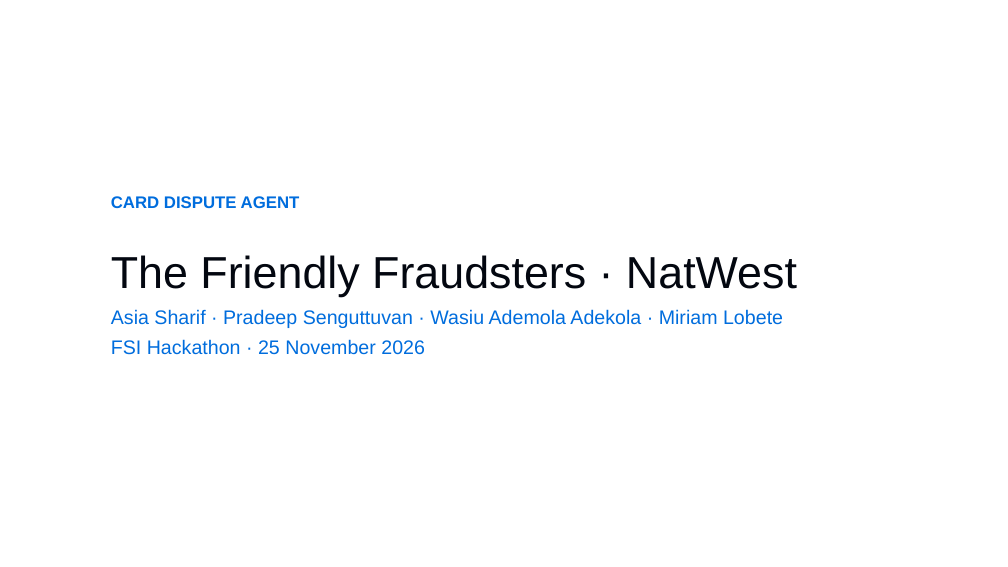
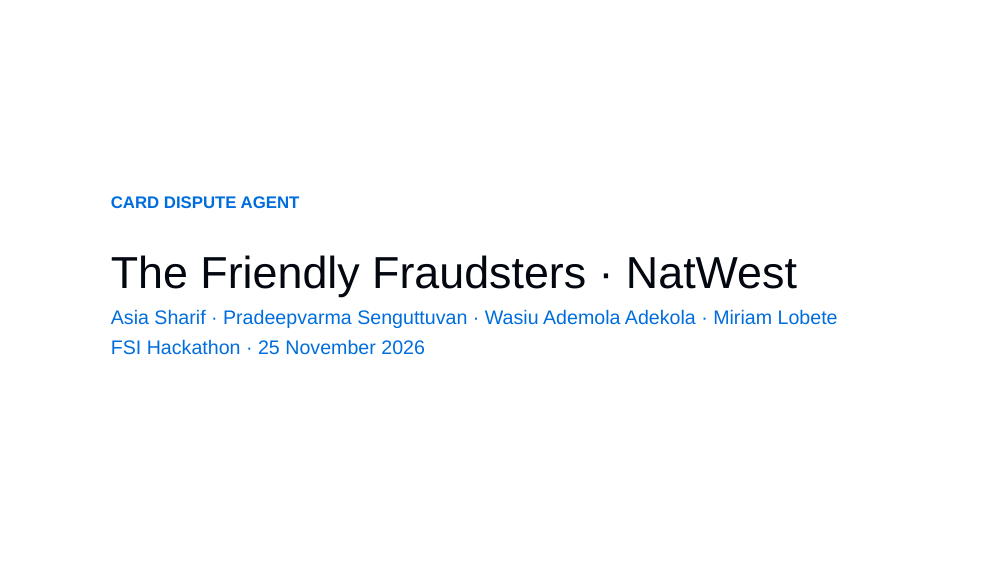
Before and after one commit to asiasharif/fsi-hackathon-london-2026, a slide deck: slide 1 of the_friendly_fraudsters/HACK_NATWEST_THEFRIENDLYFRAUDSTERS.pptx. Drawn at 1008x567 pixels with LibreOffice and Linux fonts; fonts in the diff are those of the drawing; background and template pictures are left out. Boxes give left, top, right and bottom in pixels: in the first picture for what was removed or moved away, otherwise in the second. Text is boxed around its words. In the diff, an @@ line names an element or a change of style, - is before the commit and + after.

```diff
--- a/the_friendly_fraudsters/HACK_NATWEST_THEFRIENDLYFRAUDSTERS.pptx
+++ b/the_friendly_fraudsters/HACK_NATWEST_THEFRIENDLYFRAUDSTERS.pptx
@@ text at [111, 309, 838, 328]: text changed @@
-Asia Sharif · Pradeep Senguttuvan · Wasiu Ademola Adekola · Miriam Lobete
+Asia Sharif · Pradeepvarma Senguttuvan · Wasiu Ademola Adekola · Miriam Lobete
```
Also in this commit, not shown: 2 other slides changed, 2 other files.
